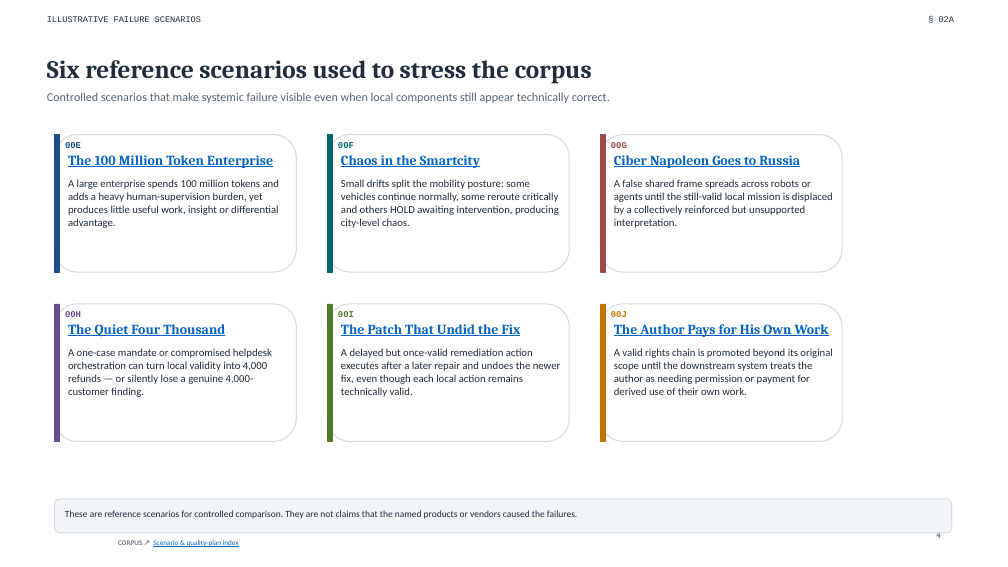
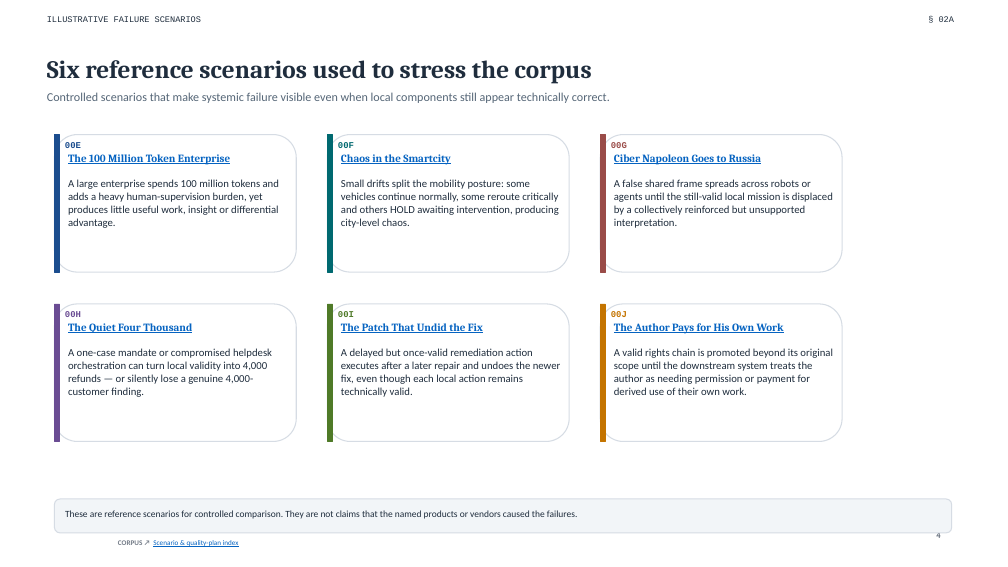
Before and after one commit to dakleyer/structural-awareness-contributions, a slide deck: slide 4 of presentations/ecosystem-positioning/Ecosystem_Positioning_Requirements_Evidence_Canonical_v1.2.pptx. Drawn at 1008x567 pixels with LibreOffice and Linux fonts; fonts in the diff are those of the drawing. Boxes give left, top, right and bottom in pixels: in the first picture for what was removed or moved away, otherwise in the second. Text is boxed around its words. In the diff, an @@ line names an element or a change of style, - is before the commit and + after.

```diff
--- a/presentations/ecosystem-positioning/Ecosystem_Positioning_Requirements_Evidence_Canonical_v1.2.pptx
+++ b/presentations/ecosystem-positioning/Ecosystem_Positioning_Requirements_Evidence_Canonical_v1.2.pptx
@@ size 13.2 to 10.5 pt in 6 elements at <box>68,154,230,165</box>, <box>341,154,451,165</box>, <box>614,154,761,165</box>, <box>68,323,192,333</box>, <box>341,323,483,333</box>, <box>614,323,784,334</box> @@
```
Also in this commit, not shown: 6 other slides changed, 1 other file.
